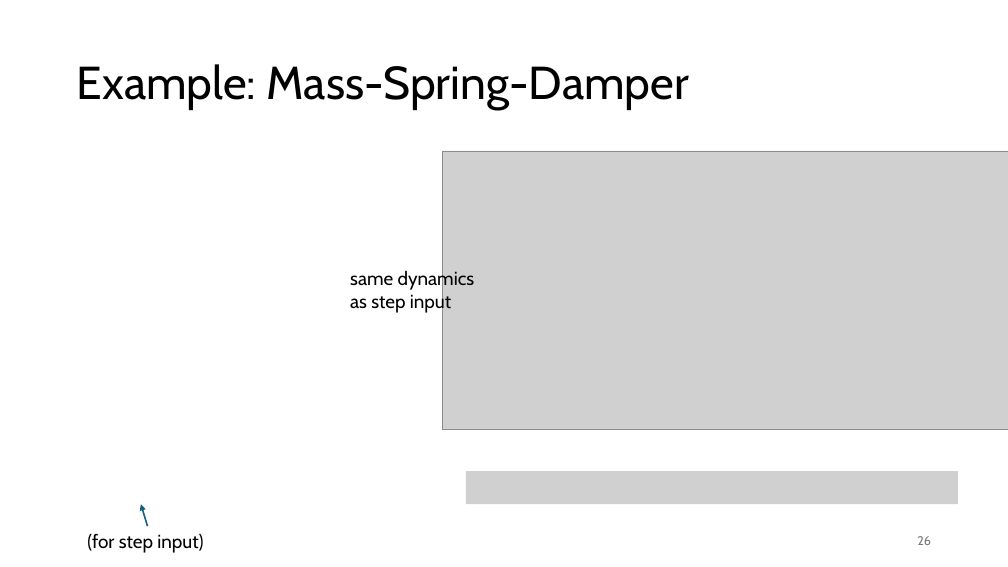
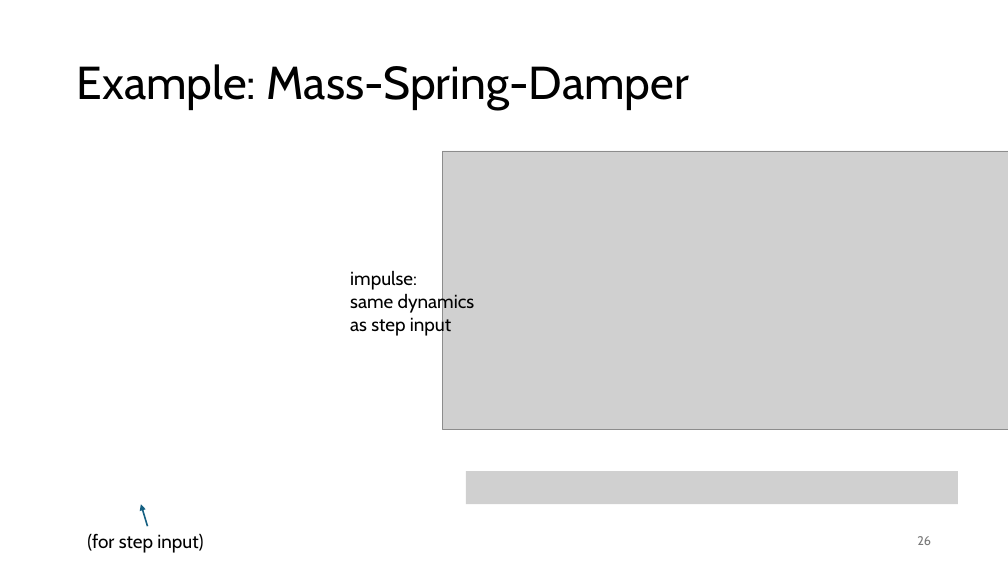
Before and after one commit to FelixWick/control_engineering, a slide deck: slide 26 of slides/1_systems.pptx. Drawn at 1008x567 pixels with LibreOffice and Linux fonts; fonts in the diff are those of the drawing; grey boxes stand for pictures. Boxes give left, top, right and bottom in pixels: in the first picture for what was removed or moved away, otherwise in the second. Text is boxed around its words. In the diff, an @@ line names an element or a change of style, - is before the commit and + after.

```diff
--- a/slides/1_systems.pptx
+++ b/slides/1_systems.pptx
@@ text at bbox=[350, 271, 417, 290]: paragraph added @@
+impulse:
```
Also in this commit, not shown: 1 slide added, 3 other files.
